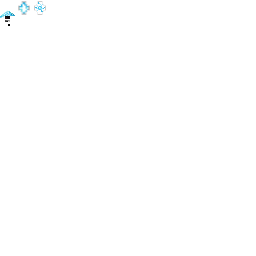
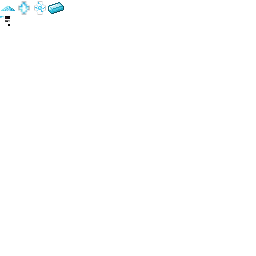
Comparing the layer stacks of the two 256 x 256 images. Changes:
painted on "items.png" over [1, 2, 64, 16]
